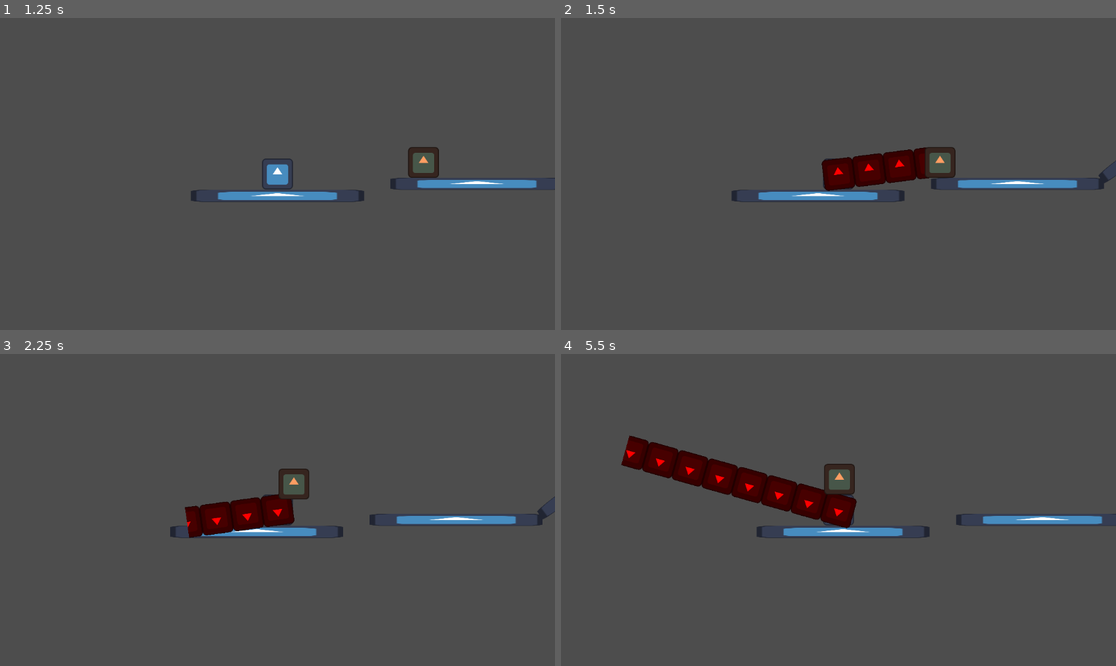
Above: before the commit, frames 1-4 (two rows, left to right).
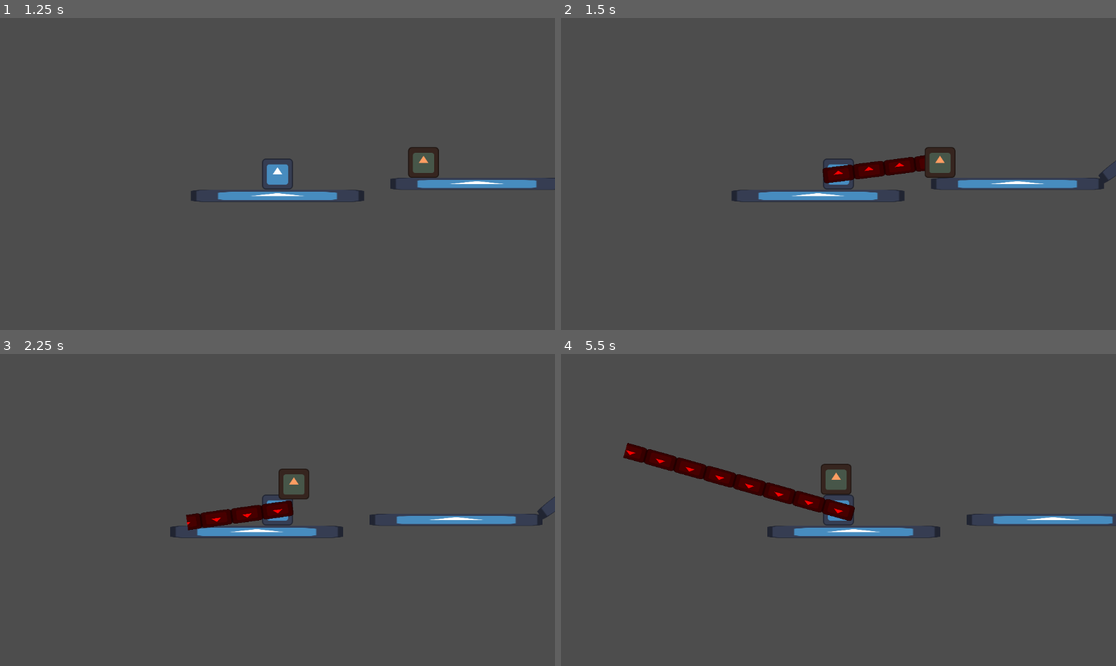
Above: after the commit, the same moments.

Repository: IncrediblyCreativeUsername/Team-Indecisive-Cutthroat-2026
Game: Godot game, scene res://UI/MainMenu.tscn
The game is run twice, just before and just after one commit, with the same random seed, the same clock (stepped at 60 frames per second) and the same inputs. The engine's default icon, where the game draws it, is replaced by a stand-in: a white triangle on a blue panel in a dark square.
Inputs (mouse positions are in pixels of both pictures, inside the frame that each line leads up to):
- Up to frame 1 (1.25 s): click "Play" at 0.5 s
- Up to frame 2 (1.5 s): move the mouse to (960, 158) at 1.27 s; hold D (MOVE_RIGHT) from 1.28 s (still down); click (960, 158) at 1.35 s
- Up to frame 3 (2.25 s): keep holding D (MOVE_RIGHT); tap W (JUMP) at 1.52 s; move the mouse to (166, 525) at 2.02 s; click (166, 525) at 2.1 s
- Up to frame 4 (5.5 s): tap W (JUMP) at 2.27, 3.77, 4.52, 5.27 s; move the mouse to (894, 441) at 2.77 s; release D (MOVE_RIGHT) at 2.78 s; hold A (MOVE_LEFT) 2.78-3.53 s; click (894, 441) at 2.85 s; move the mouse to (810, 572) at 3.52 s; hold D (MOVE_RIGHT) 3.53-5.03 s; click (810, 572) at 3.6 s; tap Enter at 4.25 s; move the mouse to (1005, 556) at 4.27 s; click (1005, 556) at 4.35 s; move the mouse to (672, 463) at 5.02 s; hold A (MOVE_LEFT) from 5.03 s (still down); click (672, 463) at 5.1 s

Frame 1 is identical in both runs. In frame 2, 1.0% of the frame differs, in the area x 46-67%, y 41-56%; in frame 3, 1.0%; in frame 4, 3.1%, in the area x 10-100%, y 26-60%.

Commit message:
Tongue No Longer Interacts with Player, Thinner Tongue

Diff:
--- a/Player/Player.tscn
+++ b/Player/Player.tscn
@@ -208,6 +208,7 @@
 
 [node name="Tongue" type="Node2D" parent="." unique_id=1603243765]
 visible = false
+scale = Vector2(1, 0.5)
 
 [node name="TextureRect" type="TextureRect" parent="Tongue" unique_id=1052084957]
 modulate = Color(1, 0, 0, 1)
--- a/Player/player.gd
+++ b/Player/player.gd
@@ -87,17 +87,18 @@
 
 #tongue hit something
 func _on_area_2d_body_entered(body: Node2D) -> void:
-	var startTime = 1-tongueAnimator.current_animation_position
-	tongueTip.set_deferred("monitoring", false)
-	tongueAnimator.play("Retract")
-	tongueAnimator.seek(startTime)
+	if body.name != "Player":
+		var startTime = 1-tongueAnimator.current_animation_position
+		tongueTip.set_deferred("monitoring", false)
+		tongueAnimator.play("Retract")
+		tongueAnimator.seek(startTime)
 
-	#grab object
-	if body.is_in_group("grabbable"):
-		grabbedObject = body
-		grabbedObject.grabbed(global_position)
-	#grapple otherwise
-	else:
-		velocity = Vector2(tongueForce/get_process_delta_time(), 0).rotated(tonguePivot.rotation)
-		grappleTimer = grappleTime
-		isGrappling = true
+		#grab object
+		if body.is_in_group("grabbable"):
+			grabbedObject = body
+			grabbedObject.grabbed(global_position)
+		#grapple otherwise
+		else:
+			velocity = Vector2(tongueForce/get_process_delta_time(), 0).rotated(tonguePivot.rotation)
+			grappleTimer = grappleTime
+			isGrappling = true
